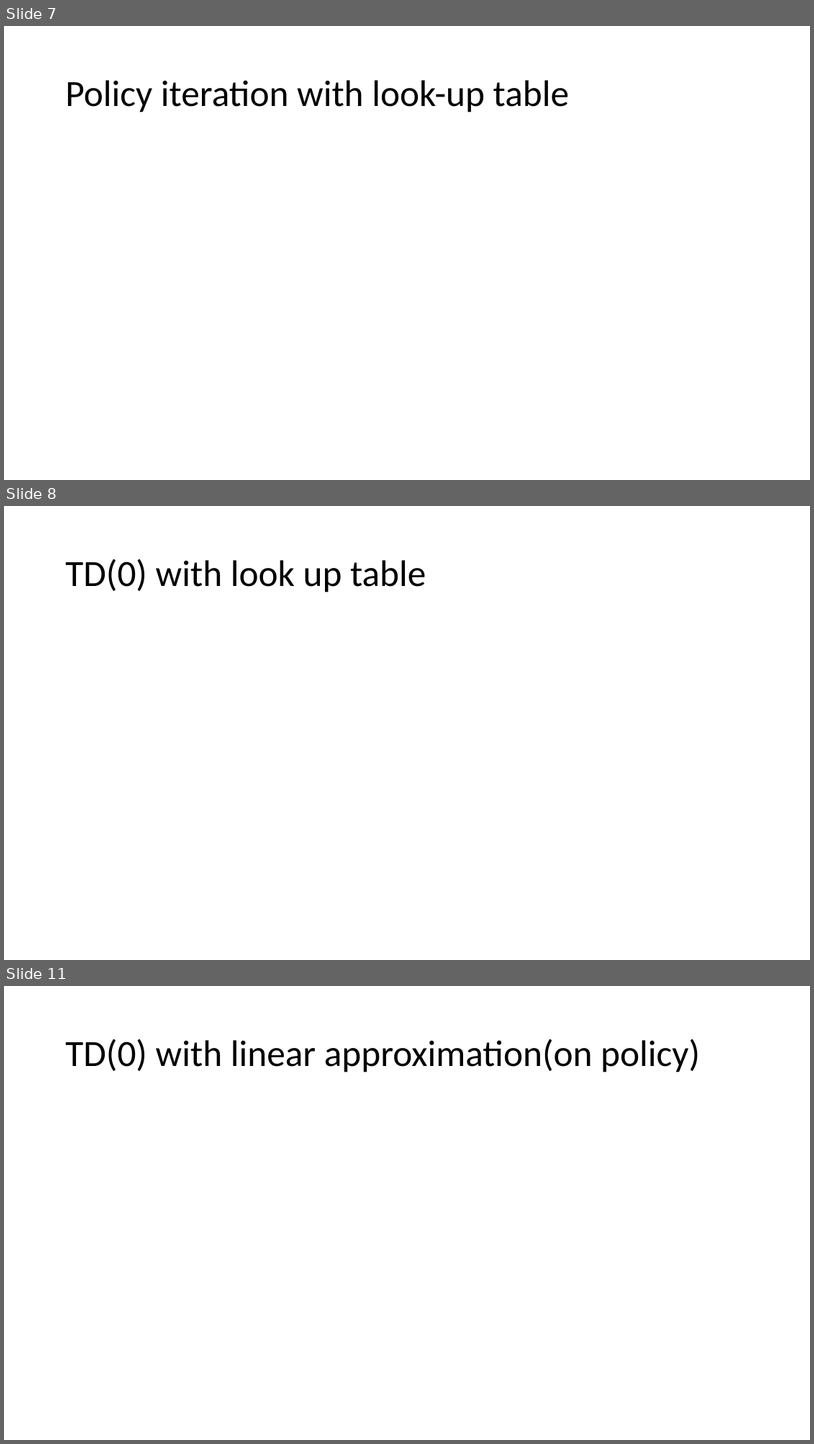
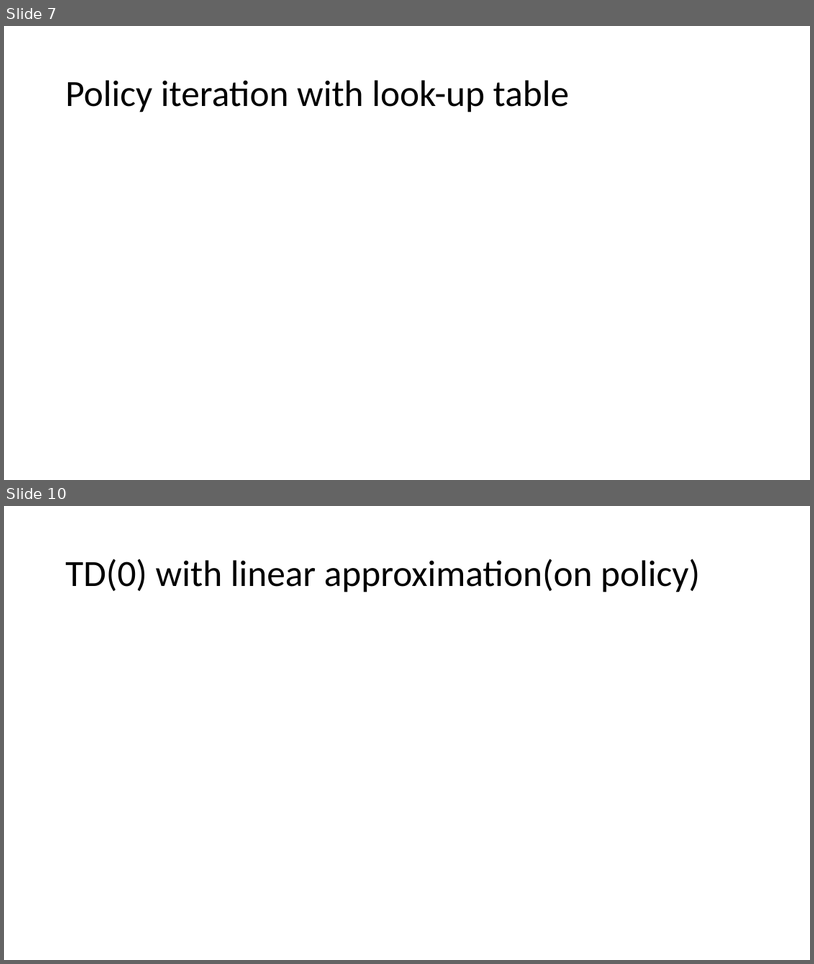
Before and after one commit to xfdywy/RL, a slide deck: some slide/rl theory.pptx. Shown one above the other, each under a label of ours: slides 7, 8 and 11 before the commit, slides 7 and 10 after it; the slides between them are not shown. The pictures are 814x1444 and 814x964 pixels, drawn with LibreOffice and Linux fonts; fonts in the diff are those of the drawing; grey boxes stand for pictures. Boxes give left, top, right and bottom in pixels: in the first picture for what was removed or moved away, otherwise in the second. Text is boxed around its words. In the diff, an @@ line names an element or a change of style, - is before the commit and + after.

```diff
--- a/some slide/rl theory.pptx
+++ b/some slide/rl theory.pptx
@@ slide 8 removed at (4, 506, 810, 960), background #FFFFFF @@
@@ title removed at (65, 559, 426, 592) @@
-TD(0) with look up table
@@ what was slide 11 is now slide 10 @@
```
Also in this commit, not shown: 4 slides changed, 1 slide added, 1 other slide removed, 1 other file.
